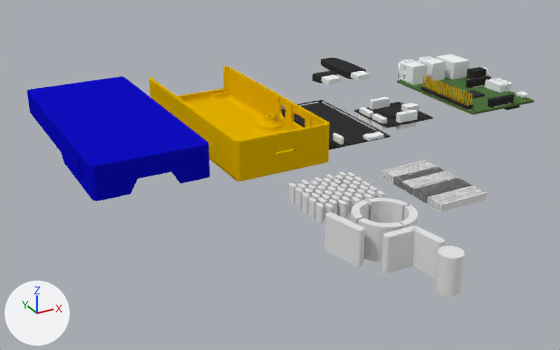
An edit to the Blender file 3d-case/raspi-case.blend, drawn before and after from the same camera.
One viewpoint serves both versions: a 50 mm lens placed at (-205.0, -417.0, 188.0), pointed at (4.0, -35.0, -3.0). Lighting does not change. The marker at lower left points along +X, +Y and +Z.

Before the edit, the objects in view are built like this:
```python
ob_case_top = bpy.data.objects.new('case top', me_pi_box_v1_r2___pi_top_v1_1_001)
ob_case_top.location = (-47.1, -62.5, -27.4)
ob_case_top.rotation_euler = (1.571, 0.0, -3.142)  # degrees (90, 0, -180)
ob_easycab_logo = bpy.data.objects.new('easycab-logo', me_cylinder_009)
ob_easycab_logo.location = (0.8, -195.0, 13.8)
ob_easycab_logo.scale = (5.68, 5.68, 9.35)
ob_gps_receiver = bpy.data.objects.new('gps receiver', me_cube_004)
ob_gps_receiver.location = (125.5, 78.5, 19.0)
ob_gps_receiver.scale = (5.43, 4.93, 1.97)
ob_stamp_a = bpy.data.objects.new('stamp a', me_cube_002)
ob_stamp_a.location = (65.1, -91.0, 5.3)
ob_stamp_a.scale = (15.9, 0.753, 2.16)
ob_stamp_b = bpy.data.objects.new('stamp b', me_cylinder)
ob_stamp_b.location = (-2.7, -85.7, 9.4)
ob_stamp_b.scale = (1.18, 1.18, 4.59)
ob_tf_master = bpy.data.objects.new('tf master', me_cube_001)
ob_tf_master.location = (111.5, -4.5, 9.1)
ob_tf_master.scale = (19.5, 19.5, 0.491)
# also in view: 'raspberry pi' at (178.0, -1.0, 21.0); 'tf nfc' at (61.0, 6.0, 10.0); 'case bottom' at (1.0, 24.0, 17.0)
```
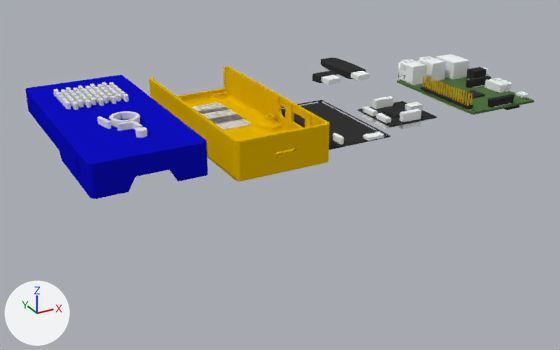
Location of each change, (x1, y1, x2, y2) in pixels of the pictures (560 x 350 px):
```json
{"object": "case top", "change": "moved, rescaled", "before": [27, 76, 210, 201], "after": [25, 75, 208, 199]}
{"object": "easycab-logo", "change": "moved, rescaled", "before": [325, 198, 465, 296], "after": [97, 111, 147, 138]}
{"object": "stamp b", "change": "moved", "before": [289, 172, 385, 224], "after": [53, 82, 129, 110]}
{"object": "stamp a", "change": "moved", "before": [382, 160, 487, 212], "after": [192, 102, 252, 130]}
{"object": "tf master", "change": "moved", "before": [354, 97, 433, 130], "after": [358, 96, 437, 129]}
```

Scene script edits in JSON lines:
```json
{"op": "set", "path": "ob_stamp_b.location", "old": "(-2.7, -85.7, 9.4)", "new": "(-88.4, 71.4, 32.5)"}
{"op": "set", "path": "ob_stamp_a.location", "old": "(65.1, -91.0, 5.3)", "new": "(2.3, 70.6, 5.3)"}
{"op": "set", "path": "ob_case_top.location", "old": "(-47.1, -62.5, -27.4)", "new": "(-47.7, -61.1, -26.6)"}
{"op": "set", "path": "ob_easycab_logo.location", "old": "(0.8, -195.0, 13.8)", "new": "(-76.9, -22.5, 32.5)"}
{"op": "set", "path": "ob_easycab_logo.scale", "old": "(5.68, 5.68, 9.35)", "new": "(3.13, 3.13, 5.15)"}
{"op": "set", "path": "ob_tf_master.location", "old": "(111.5, -4.5, 9.1)", "new": "(114.6, -4.5, 9.1)"}
```
